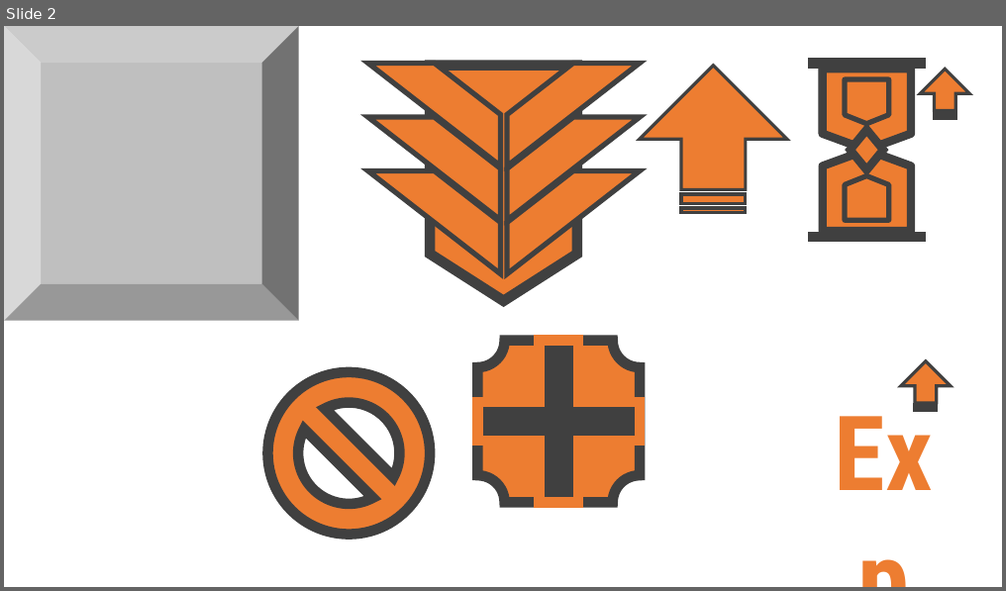
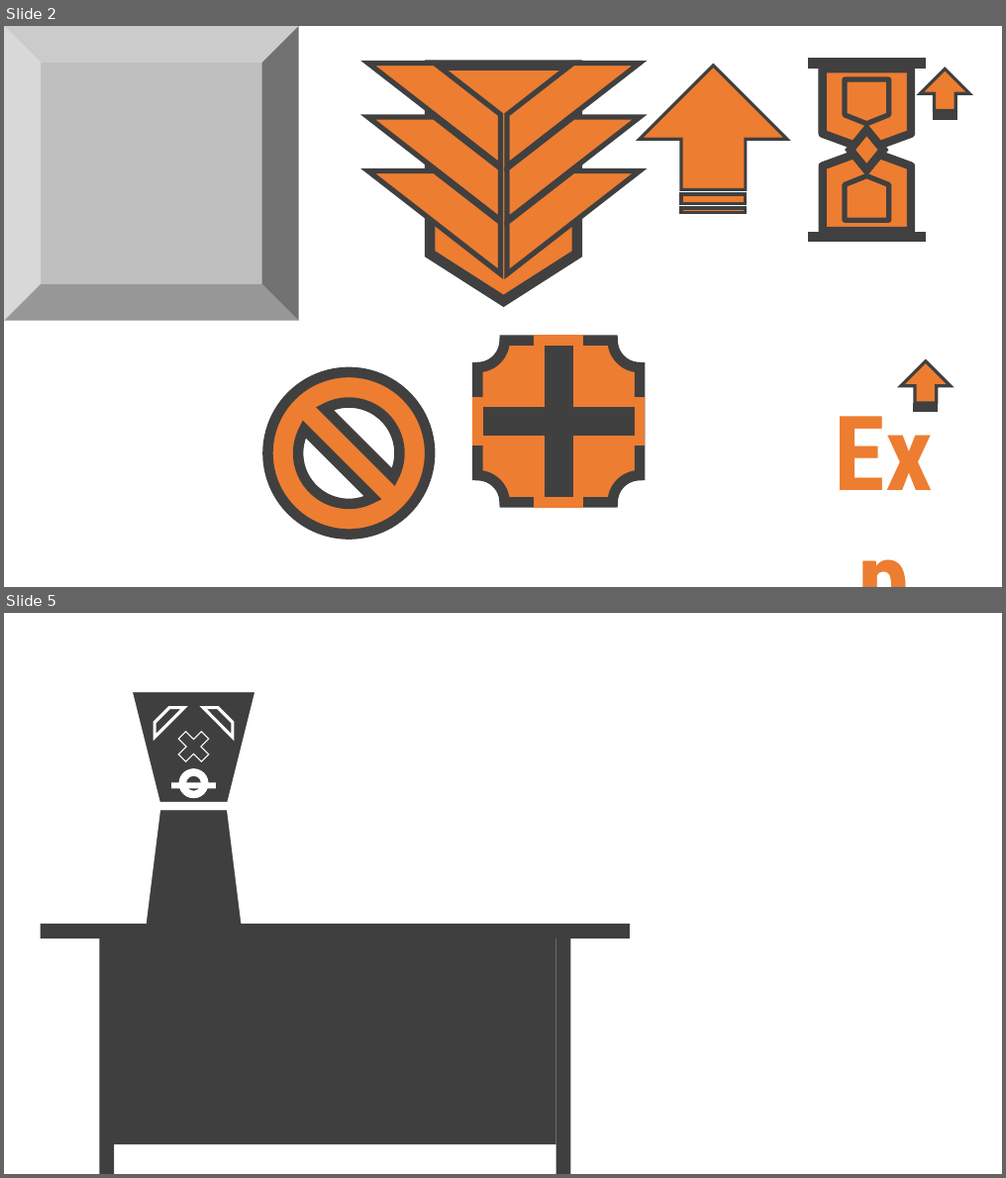
Before and after one commit to nfls/game-minesweeper3d, a slide deck: Assets/Sources/Sources.pptx. Shown one above the other, each under a label of ours: slide 2 before the commit, slides 2 and 5 after it; the slides between them are not shown. The pictures are 1006x591 and 1006x1178 pixels, drawn with LibreOffice and Linux fonts; fonts in the diff are those of the drawing. Boxes give left, top, right and bottom in pixels: in the first picture for what was removed or moved away, otherwise in the second. Text is boxed around its words. In the diff, an @@ line names an element or a change of style, - is before the commit and + after.

```diff
--- a/Assets/Sources/Sources.pptx
+++ b/Assets/Sources/Sources.pptx
@@ slide 5 added at (4,613,1002,1174), background #FFFFFF @@
@@ trapezoid added at (128,688,260,805), fill #3F3F3F, outline #FFFFFF 8 pt @@
@@ diag stripe added at (154,708,183,738), fill #3F3F3F, outline #FFFFFF 3 pt @@
@@ cross added at (171,725,216,768), fill #3F3F3F, outline #FFFFFF 1 pt @@
@@ diag stripe added at (203,708,233,738), fill #3F3F3F, outline #FFFFFF 3 pt @@
@@ rectangle added at (171,783,216,789), fill #FFFFFF @@
@@ donut added at (179,768,208,798), fill #FFFFFF @@
@@ donut added at (179,768,208,798), fill #FFFFFF @@
@@ trapezoid added at (120,806,267,1101), fill #3F3F3F, outline #FFFFFF 8 pt @@
@@ rectangle added at (41,924,630,939), fill #3F3F3F @@
@@ rectangle added at (99,939,114,1174), fill #3F3F3F @@
@@ rectangle added at (114,939,556,1146), fill #3F3F3F @@
@@ rectangle added at (556,939,571,1174), fill #3F3F3F @@
```
Also in this commit, not shown: 8 other slides added, 22 other files.
